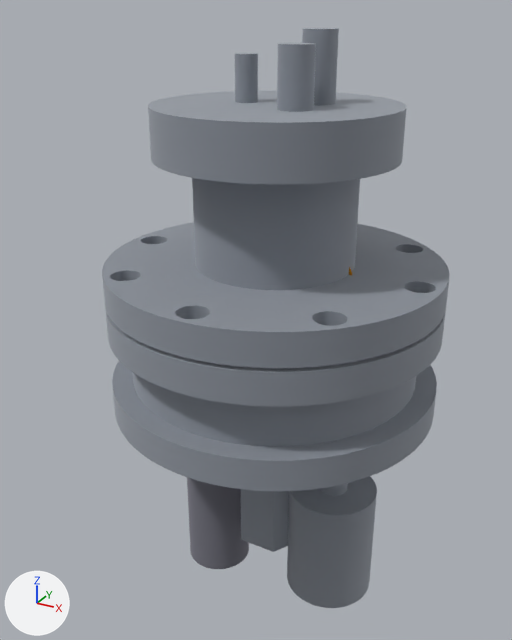
An edit to the glTF model docs/design/cad/dfm_cell.glb, drawn before and after from the same camera.
Rendered twice from a 50 mm camera at (58.2, -113.3, 50.1) aimed at (-9.7, 10.2, -11.7). The axes (+X, +Y, +Z) are drawn at lower left. The lights are the same throughout. The older version comes first. Where no turn or scale is listed for an object, it has been applied to the vertices.

Before the edit, the objects in view are built like this:
```python
mat_mat_11 = principled_material('mat_11')
mat_mat_11.base_color = (0.342, 0.342, 0.393)  # grey #9e9ea8
mat_mat_11.metallic = 1.0
mat_mat_11.roughness = 1.0
mat_mat_6 = principled_material('mat_6')
mat_mat_6.base_color = (0.214, 0.223, 0.253)  # grey #7f828a
mat_mat_6.metallic = 1.0
mat_mat_6.roughness = 1.0
me_capacitance_gauge = bpy.data.meshes.new('capacitance_gauge')
me_capacitance_gauge.from_pydata(...)  # a 63-sided cylinder along z spanning x 5.0..23.0, y -9.0..9.0, z -64.4..-40.4
me_capacitance_gauge.materials.append(mat_mat_0)  # light grey #b8bdc4
me_lid_316l = bpy.data.meshes.new('lid_316L')
me_lid_316l.from_pydata(...)  # 504 vertices, 1004 faces; spans x -22.0..22.0, y -22.0..22.0, z 30.0..47.0
me_lid_316l.materials.append(mat_mat_0)  # light grey #b8bdc4
me_pdag_element_350c = bpy.data.meshes.new('PdAg_element_350C')
me_pdag_element_350c.from_pydata(...)  # a 63-sided cylinder along z spanning x -21.0..-7.0, y -7.0..7.0, z -68.4..-40.4
me_pdag_element_350c.materials.append(mat_mat_11)  # grey #9e9ea8
ob_capacitance_gauge = bpy.data.objects.new('capacitance_gauge', me_capacitance_gauge)
ob_capacitance_gauge.location = (0.0, 0.0, 0.0)
ob_lid_316l = bpy.data.objects.new('lid_316L', me_lid_316l)
ob_lid_316l.location = (0.0, 0.0, 0.0)
ob_pdag_element_350c = bpy.data.objects.new('PdAg_element_350C', me_pdag_element_350c)
ob_pdag_element_350c.location = (0.0, 0.0, 0.0)
# also in view: 'cell_body_316L' at (0.0, 0.0, 15.2); 'front_volume_316L' at (0.0, 0.0, -11.4); 'all_metal_valve_He_manifold' at (0.0, 0.0, -48.4)
```
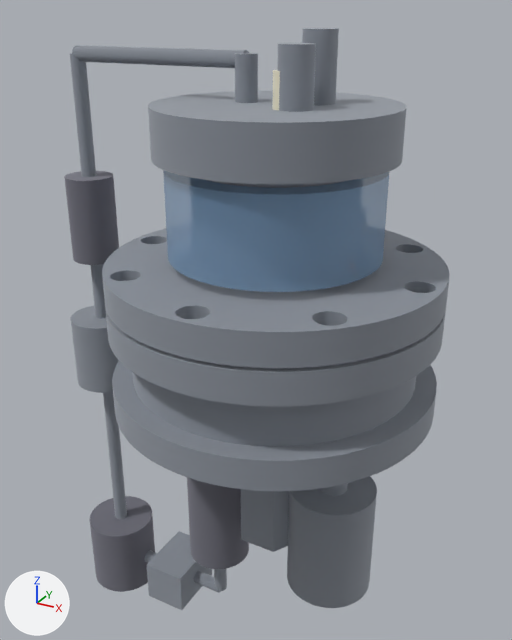
Diff of the bpy script that builds the scene:
```diff
--- a/docs/design/cad/dfm_cell.glb.py
+++ b/docs/design/cad/dfm_cell.glb.py
@@ mat_mat_6 @@
 mat_mat_6 = principled_material('mat_6')
-mat_mat_6.base_color = (0.214, 0.223, 0.253)  # grey #7f828a
-mat_mat_6.metallic = 1.0
+mat_mat_6.base_color = (0.263, 0.448, 0.692)  # blue #8cb3d9
 mat_mat_6.roughness = 1.0
+mat_mat_6.alpha = 0.45
@@ mat_mat_11 @@
 mat_mat_11 = principled_material('mat_11')
-mat_mat_11.base_color = (0.342, 0.342, 0.393)  # grey #9e9ea8
+mat_mat_11.base_color = (0.848, 0.807, 0.692)  # white #ede8d9
 mat_mat_11.metallic = 1.0
@@ ob_buffer_volume @@
+ob_buffer_volume = bpy.data.objects.new('buffer_volume', me_buffer_volume)  # 126 vertices, 248 faces; spans x -51.0..-37.0, y -7.0..7.0, z -30.0..-14.0; in mat_mat_0 (light grey #b8bdc4)
+ob_buffer_volume.location = (0.0, 0.0, 0.0)
@@ ob_pdag_return_element @@
+ob_pdag_return_element = bpy.data.objects.new('PdAg_return_element', me_pdag_return_element)  # 126 vertices, 248 faces; spans x -49.0..-39.0, y -5.0..5.0, z 0.0..18.0; in mat_mat_12 (grey #9e9ea8)
+ob_pdag_return_element.location = (0.0, 0.0, 0.0)
@@ ob_recycle_return_line @@
+ob_recycle_return_line = bpy.data.objects.new('recycle_return_line', me_recycle_return_line)  # 227 vertices, 450 faces; spans x -45.5..-6.0, y -1.5..1.5, z -72.4..43.5; in mat_mat_0 (light grey #b8bdc4)
+ob_recycle_return_line.location = (0.0, 0.0, 0.0)
@@ ob_metal_bellows_pump @@
+ob_metal_bellows_pump = bpy.data.objects.new('metal_bellows_pump', me_metal_bellows_pump)  # 126 vertices, 248 faces; spans x -52.0..-36.0, y -8.0..8.0, z -88.4..-70.4; in mat_mat_12 (grey #9e9ea8)
+ob_metal_bellows_pump.location = (0.0, 0.0, 0.0)
@@ ob_mass_flow_meter_flux_regressor @@
+ob_mass_flow_meter_flux_regressor = bpy.data.objects.new('mass_flow_meter_flux_regressor', me_mass_flow_meter_flux_regressor)  # a box spanning x -31.0..-21.0, y -7.0..7.0, z -85.35..-75.35; in mat_mat_0 (light grey #b8bdc4)
+ob_mass_flow_meter_flux_regressor.location = (0.0, 0.0, 0.0)
@@ ob_recycle_line @@
+ob_recycle_line = bpy.data.objects.new('recycle_line', me_recycle_line)  # 227 vertices, 450 faces; spans x -44.0..-12.5, y -1.5..1.5, z -81.9..-68.4; in mat_mat_0 (light grey #b8bdc4)
+ob_recycle_line.location = (0.0, 0.0, 0.0)
@@ ob_water_jacket @@
+ob_water_jacket = bpy.data.objects.new('water_jacket', me_water_jacket)  # 252 vertices, 504 faces; spans x -20.0..20.0, y -20.0..20.0, z 8.0..24.0; in mat_mat_6 (blue #8cb3d9)
+ob_water_jacket.location = (0.0, 0.0, 0.0)
@@ ob_rtd_thermowell @@
+ob_rtd_thermowell = bpy.data.objects.new('RTD_thermowell', me_rtd_thermowell)  # 126 vertices, 248 faces; spans x 2.5..5.5, y -7.5..-4.5, z 8.0..41.0; in mat_mat_1 (white #f5f2e5)
+ob_rtd_thermowell.location = (0.0, 0.0, 0.0)
```

Boxes [x1, y1, x2, y2] around the edits, measured in the pictures (512 x 640 px):
'water_jacket', added: after [163, 170, 389, 292]
'recycle_return_line', added: after [70, 45, 249, 519]
'metal_bellows_pump', added: after [90, 496, 155, 592]
'PdAg_return_element', added: after [64, 171, 119, 265]
'buffer_volume', added: after [71, 306, 119, 393]
'mass_flow_meter_flux_regressor', added: after [147, 531, 212, 610]
'recycle_line', added: after [144, 550, 227, 593]
'RTD_thermowell', added: after [272, 70, 280, 110]
